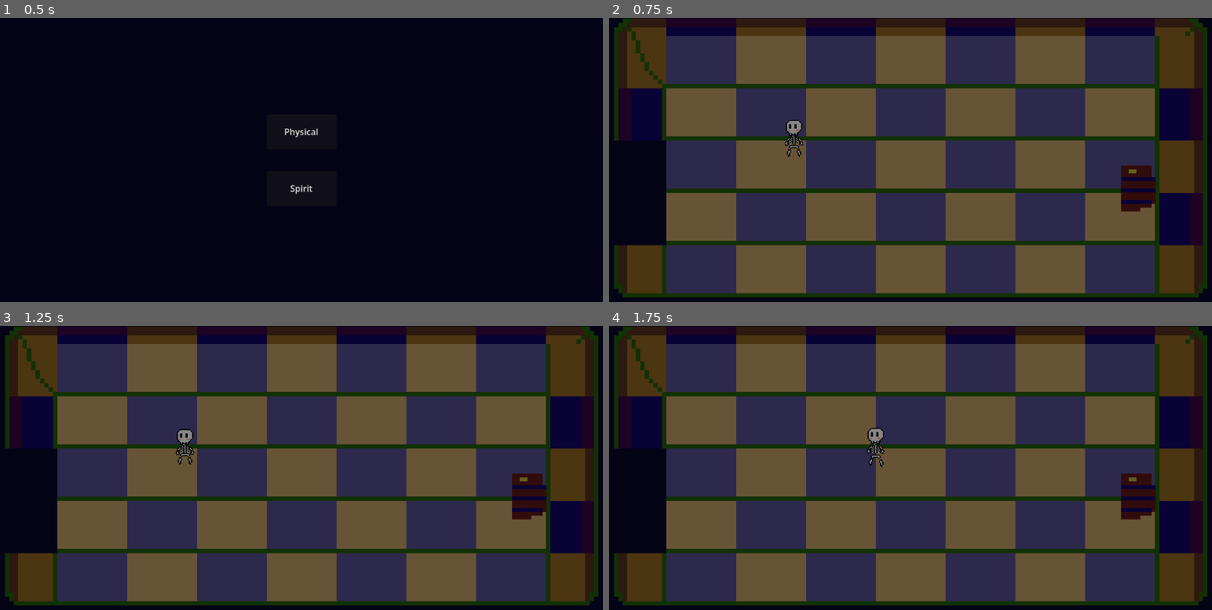
Above: before the commit, frames 1-4 (two rows, left to right).
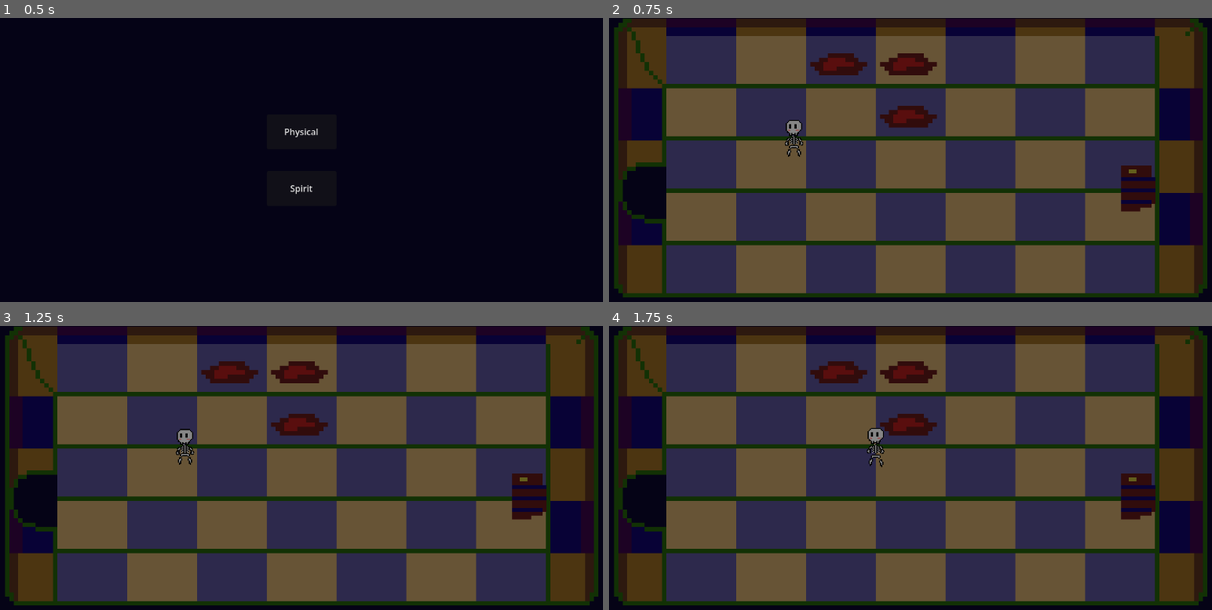
Above: after the commit, the same moments.

Repository: FlorianLesieur/UniJamTeam2Coop
Game: Godot game, scene res://Scenes/App.tscn
Two runs of this game, one before a commit and one after it. Both use one fixed random seed, a clock stepped at 60 frames per second and the inputs below. Sound files missing from this copy of the repository are replaced by a short silence.
Inputs (mouse positions are in pixels of both pictures, inside the frame that each line leads up to):
- Up to frame 1 (0.5 s): no input
- Up to frame 2 (0.75 s): click "Physical" at 0.5 s
- Up to frame 3 (1.25 s): no input
- Up to frame 4 (1.75 s): move the mouse to (1049, 485) at 1.27 s; hold Right (Right) from 1.28 s (still down); tap F (Interact) at 1.35 s; click (1049, 485) at 1.42 s

Frame 1 is identical in both runs. In frame 2, 3.4% of the frame differs, in the area x 0-55%, y 12-81%; in frame 3, 3.4%; in frame 4, 3.4%.

Commit message:
tilemap preparation

Diff:
--- a/Scenes/Physique/Room/TileMap.tscn
+++ b/Scenes/Physique/Room/TileMap.tscn
@@ -40,6 +40,41 @@
 1:4/0 = 0
 1:5/0 = 0
 1:6/0 = 0
+4:4/0 = 0
+5:4/0 = 0
+5:3/0 = 0
+6:3/0 = 0
+7:3/0 = 0
+6:4/0 = 0
+4:3/0 = 0
+5:5/0 = 0
+6:5/0 = 0
+6:2/0 = 0
+3:4/0 = 0
+3:5/0 = 0
+3:6/0 = 0
+2:6/0 = 0
+2:7/0 = 0
+1:7/0 = 0
+0:7/0 = 0
+0:6/0 = 0
+0:5/0 = 0
+0:4/0 = 0
+2:4/0 = 0
+2:5/0 = 0
+3:7/0 = 0
+7:4/0 = 0
+8:4/0 = 0
+8:5/0 = 0
+7:5/0 = 0
+11:3/0 = 0
+11:4/0 = 0
+11:2/0 = 0
+11:1/0 = 0
+11:0/0 = 0
+10:0/0 = 0
+10:1/0 = 0
+10:2/0 = 0
 
 [sub_resource type="TileSet" id="TileSet_g4v7s"]
 tile_size = Vector2i(16, 12)
